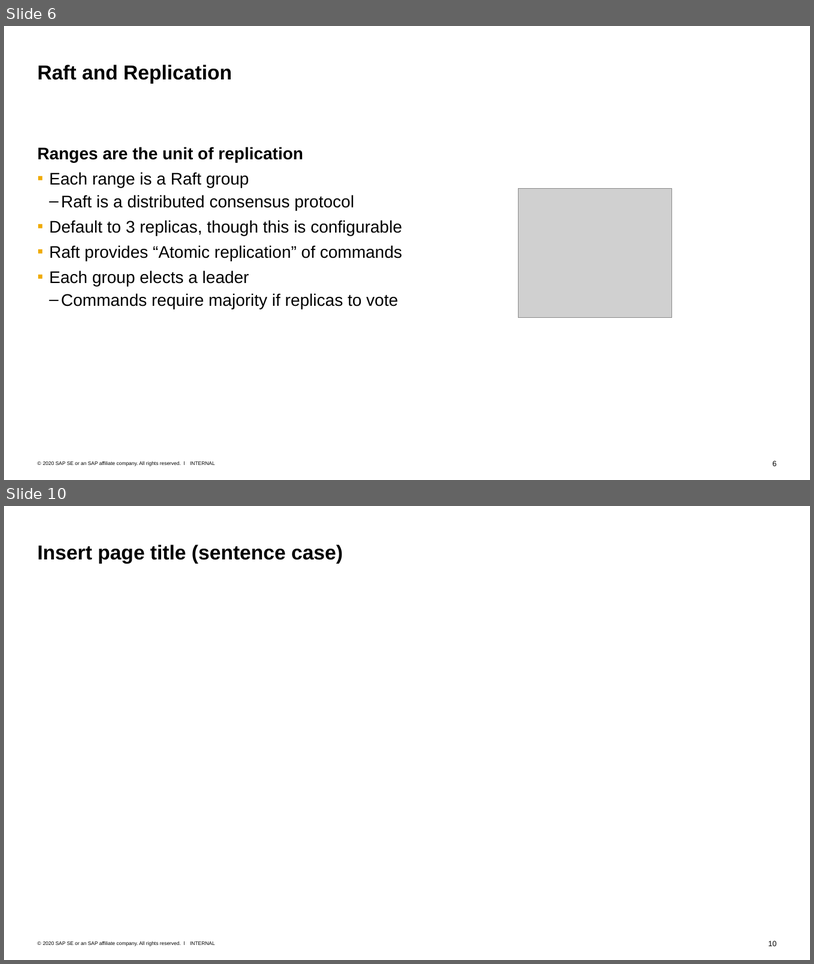
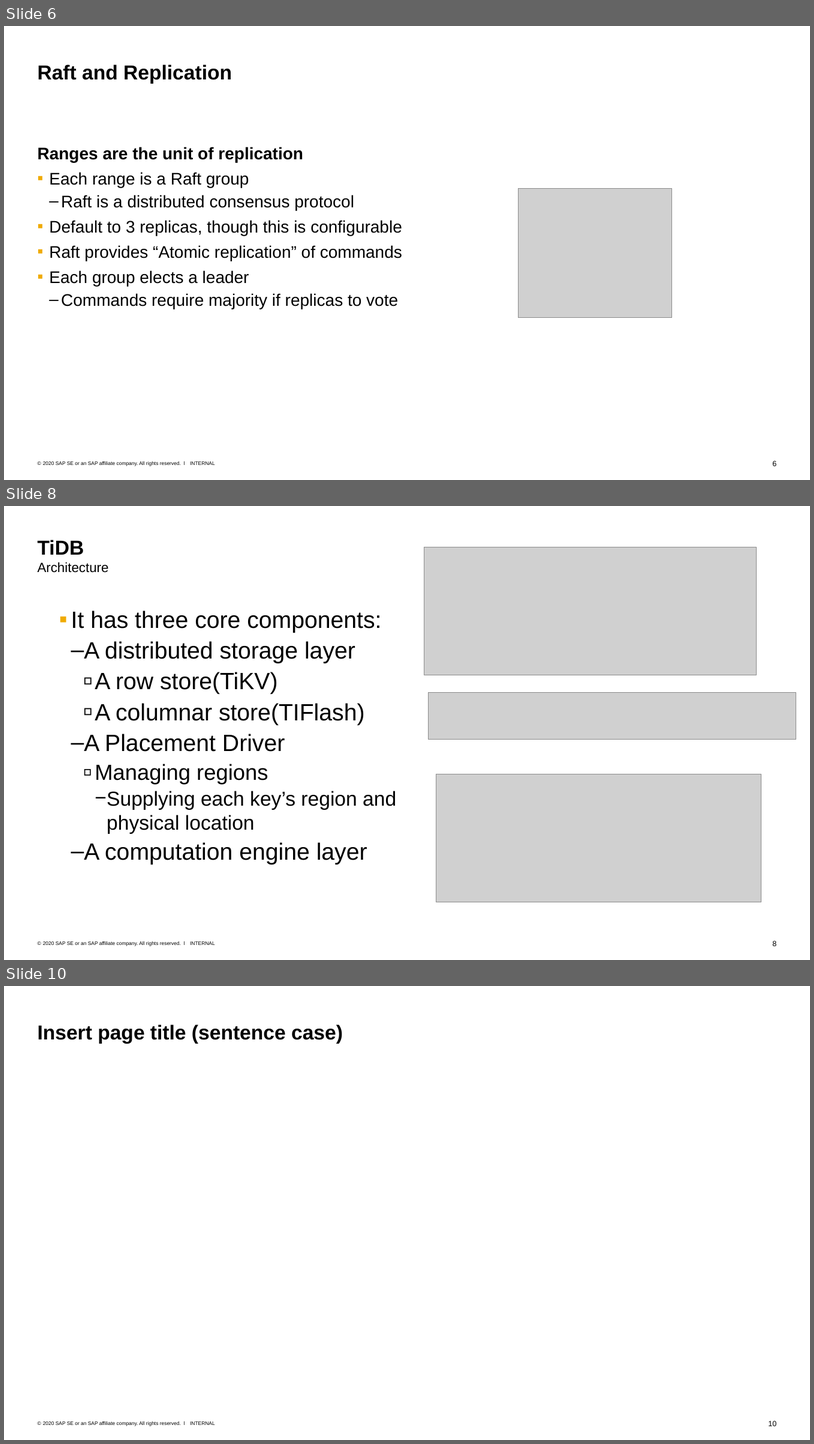
Before and after one commit to Voidkai/Survey_on_NoSQL, a slide deck: NoSQL/The Survey On CockroachDB.pptx. Shown one above the other, each under a label of ours: slides 6 and 10 before the commit, slides 6, 8 and 10 after it; the slides between them are not shown. The pictures are 814x964 and 814x1444 pixels, drawn with LibreOffice and Linux fonts; fonts in the diff are those of the drawing; grey boxes stand for pictures. Boxes give left, top, right and bottom in pixels: in the first picture for what was removed or moved away, otherwise in the second. Text is boxed around its words. In the diff, an @@ line names an element or a change of style, - is before the commit and + after.

```diff
--- a/NoSQL/The Survey On CockroachDB.pptx
+++ b/NoSQL/The Survey On CockroachDB.pptx
@@ slide 8 added at <box>4,506,810,960</box>, background #FFFFFF; not listed: 3 template elements that a slide beside it also shows @@
@@ title added at <box>38,540,109,573</box>, 16 pt, text #000000 @@
+TiDB
+Architecture
@@ picture added at <box>424,547,756,675</box> @@
@@ text added at <box>71,610,396,864</box>, 28 pt, text #000000 @@
+  ▪ It has three core components:
+    – A distributed storage layer
+      ▫ A row store(TiKV)
+      ▫ A columnar store(TIFlash)
+    – A Placement Driver
+      ▫ Managing regions
+        − Supplying each key’s region and physical location
+    – A computation engine layer
@@ picture added at <box>428,692,796,739</box> @@
@@ picture added at <box>436,774,761,901</box> @@
```
Also in this commit, not shown: 2 slides changed, 1 slide removed.
